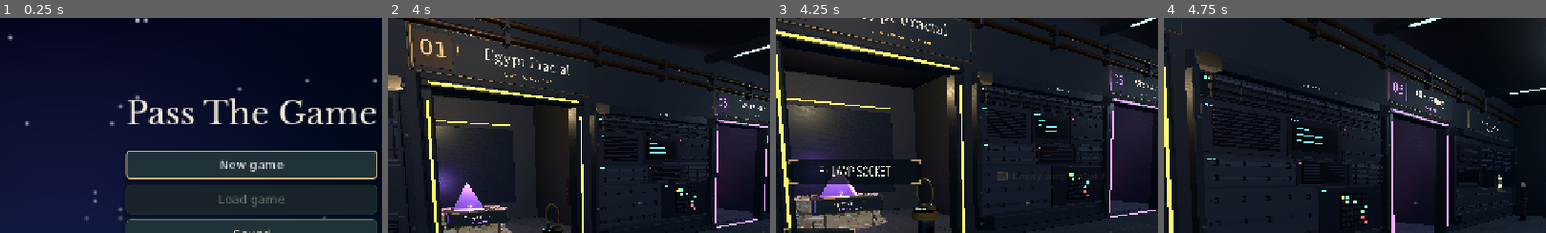
Above: before the commit, frames 1-4 (left to right).
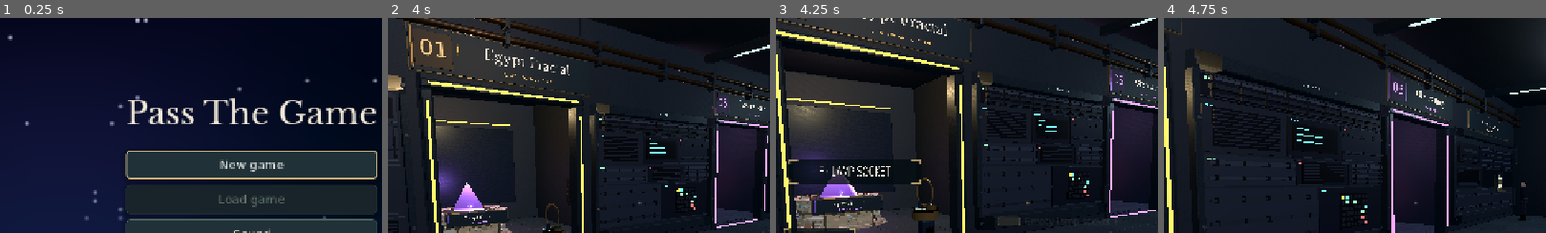
Above: after the commit, the same moments.

Repository: amberwhitehead/pass-the-game
Game: Godot game, scene res://scenes/title/title.tscn
The game is run twice, just before and just after one commit, with the same random seed, the same clock (stepped at 60 frames per second) and the same inputs.
Inputs (mouse positions are % of the whole screen's width and height, from its top left):
- Up to frame 1 (0.25 s): no input
- Up to frame 2 (4 s): click "New game" at 0.5 s; click "Skip intro ›" at 1.25 s; click "Skip intro ›" at 2 s; tap Enter (ui_accept) at 2.75 s; move the mouse to (72, 45) at 2.77 s; hold Right (move_right) 2.78-3.53 s; hold E (interact) 2.78-3.53 s; click (72, 45) at 2.92 s; tap Space (jump) at 3.02, 3.32, 3.77, 3.8 s; tap Shift at 3.05, 3.6 s; move the mouse to (45, 50) at 3.52 s; hold W (move_up) from 3.53 s (still down); click (45, 50) at 3.67 s
- Up to frame 3 (4.25 s): keep holding W (move_up); tap Space (jump) at 4.07 s
- Up to frame 4 (4.75 s): keep holding W (move_up); move the mouse to (52, 48) at 4.27 s; hold Space (jump) from 4.28 s (still down); click (52, 48) at 4.42 s; tap E (interact) at 4.55 s
The pictures show only the part of the screen within x 17-67%, y 6-56%; the shares and areas given below are measured in that part.

Frames 1-2 are identical in both runs. In frame 3, 0.3% of the frame differs, in the area x 58-80%, y 71-97%; in frame 4, nothing differs.

Commit message:
Interact prompt says Click (or L1); click interacts; L1 interacts, L2 jumps
- The prompt's badge reads Click with mouse and keyboard, L1 on a
  controller, A on the touch pad. A drifting stick no longer flips it
  between keyboard and controller (only real presses and pushes count).
- A left click interacts in the hall while the mouse is looking around,
  and continues conversations; E still works.
- L1 joins R1/R2 as an alias for A; only L2 jumps now. The card tables'
  rules move from L1 to Options.
- Controller hints in the hall and puzzles use the pad's own symbols
  (autoload/pad_labels.gd: ✕ ○ □ △ on PlayStation, A B X Y otherwise),
  and the prompt sits just below the crosshair.

Co-Authored-By: Claude Opus 5.5 <noreply@anthropic.com>

Diff:
--- a/godot/autoload/dialogue.gd
+++ b/godot/autoload/dialogue.gd
@@ -62,6 +62,10 @@
 	if not active or Sound.settings_open:
 		return
 	var advance := event.is_action_pressed("interact")
+	# A click continues the conversation it started (the hall interacts on click).
+	if event is InputEventMouseButton and event.pressed and event.button_index == MOUSE_BUTTON_LEFT \
+			and event.device != InputEvent.DEVICE_ID_EMULATION:
+		advance = true
 	# Tapping the dialogue panel itself also advances.
 	if event is InputEventScreenTouch and event.pressed \
 			and _panel.get_global_rect().has_point(event.position):
--- a/godot/autoload/game.gd
+++ b/godot/autoload/game.gd
@@ -159,8 +159,8 @@
 ##   move_left/right  turn left/right       (arrows, D-pad, touch ◀ ▶)
 ##   strafe_left/right sidestep             (A/D, left stick X)
 ##   look_*           look around           (right stick; the captured mouse looks directly)
-##   jump                                   (Space, pad L1 / L2)
-##   interact / back                        (E/Enter/F, pad A) / (Esc/Backspace, pad B)
+##   jump                                   (Space, pad L2)
+##   interact / back                        (click in the hall, E/Enter/F, pad A/L1/R1/R2) / (Esc/Backspace, pad B)
 ##   pause            the pause menu        (pad Y; keyboard and touch use back)
 ## Touch: on-screen pad buttons + drag-to-look (see TouchControls / Player).
 ## Keyboard keys come from KeyBindings (defaults, then the player's saved choices).
@@ -173,7 +173,6 @@
 		"interact": [JOY_BUTTON_A],
 		"back": [JOY_BUTTON_B],
 		"pause": [JOY_BUTTON_Y],  # Triangle: the pause menu, in the hall and in minigames.
-		"jump": [JOY_BUTTON_LEFT_SHOULDER],  # L1 (L2 is below, as an axis).
 	}
 	# [action, axis, direction]
 	var pad_axes := [
@@ -181,7 +180,7 @@
 		["strafe_left", JOY_AXIS_LEFT_X, -1.0], ["strafe_right", JOY_AXIS_LEFT_X, 1.0],
 		["look_left", JOY_AXIS_RIGHT_X, -1.0], ["look_right", JOY_AXIS_RIGHT_X, 1.0],
 		["look_up", JOY_AXIS_RIGHT_Y, -1.0], ["look_down", JOY_AXIS_RIGHT_Y, 1.0],
-		["jump", JOY_AXIS_TRIGGER_LEFT, 1.0],  # L2
+		["jump", JOY_AXIS_TRIGGER_LEFT, 1.0],  # L2 (L1 interacts, see pad_aliases.gd)
 	]
 	for action in ["look_left", "look_right", "look_up", "look_down", "strafe_left", "strafe_right", "pause"]:
 		_ensure(action)
--- a/godot/autoload/pad_aliases.gd
+++ b/godot/autoload/pad_aliases.gd
@@ -1,13 +1,13 @@
 extends Node
-## Extra controller buttons that act as A (Cross): R1 and R2 confirm and interact
+## Extra controller buttons that act as A (Cross): L1, R1 and R2 confirm and interact
 ## everywhere A does, because each press is re-sent as an A press from the same pad.
 ## Code that checks for A, or for the interact / ui_accept actions, needs no changes.
 ##
 ## A re-sent press also shows up in polled Input.is_joy_button_pressed, so a minigame that
-## gives R1/R2 their own meaning sets `pad_aliases = false` (Chrono Raider: R1 gear, R2
-## fire) and the aliases stay off while it runs.
+## gives the shoulders their own meaning sets `pad_aliases = false` (Chrono Raider: L1/R1
+## gear, R2 fire) and the aliases stay off while it runs.
 
-const ALIASES := [JOY_BUTTON_RIGHT_SHOULDER]
+const ALIASES := [JOY_BUTTON_LEFT_SHOULDER, JOY_BUTTON_RIGHT_SHOULDER]
 const TRIGGER_ON := 0.6    ## R2 travel that counts as a press...
 const TRIGGER_OFF := 0.3   ## ...and as a release (hysteresis, so a half press doesn't chatter).
 
--- /dev/null
+++ b/godot/autoload/pad_labels.gd
@@ -0,0 +1,31 @@
+extends RefCounted
+## What to call a controller's face buttons on screen. Godot names them the Xbox way
+## (A, B, X, Y); a PlayStation pad shows its own symbols (✕ ○ □ △) instead, so a hint
+## matches the button under the player's thumb. Touch play keeps A and B, as on its pad.
+##
+##   PadLabels.face(JOY_BUTTON_A, device)   # "✕" on a DualSense, "A" otherwise
+
+const XBOX := {JOY_BUTTON_A: "A", JOY_BUTTON_B: "B", JOY_BUTTON_X: "X", JOY_BUTTON_Y: "Y"}
+const PLAYSTATION := {JOY_BUTTON_A: "✕", JOY_BUTTON_B: "○", JOY_BUTTON_X: "□", JOY_BUTTON_Y: "△"}
+## Lower-case pieces of a pad's reported name that mark a PlayStation controller.
+const SONY_NAMES := ["dualsense", "dualshock", "playstation", "ps3", "ps4", "ps5", "sony"]
+
+
+static func face(button: JoyButton, device := -1) -> String:
+	return (PLAYSTATION if is_playstation(device) else XBOX).get(button, "?")
+
+
+## True for a PlayStation pad. device -1 checks the first connected pad.
+static func is_playstation(device := -1) -> bool:
+	if device < 0:
+		var pads := Input.get_connected_joypads()
+		if pads.is_empty():
+			return false
+		device = pads[0]
+	var name := Input.get_joy_name(device).to_lower()
+	for piece: String in SONY_NAMES:
+		if piece in name:
+			return true
+	# Browsers report a DualSense as "DualSense Wireless Controller"; some older pads
+	# only as "Wireless Controller", which is Sony's name for both.
+	return name.begins_with("wireless controller")
--- a/godot/minigames/cards/encounter_text.gd
+++ b/godot/minigames/cards/encounter_text.gd
@@ -31,8 +31,8 @@
 		var steps: PackedStringArray = []
 		for value in range(int(tuning.starting_attention), int(tuning.attention_cap) + 1):
 			steps.append(str(value))
-		return ("Push the balance to +%d to win. He wins at −%d. F …(1426 unchanged characters)… ; A chooses, X (Square) rings the bell, L1 shows these rules, B cancels or leaves  …(151 unchanged characters)…
-	return "Win by pushing the score to +10. He wins at −10.\n\ …(1026 unchanged characters)… ; A chooses, X (Square) rings the bell, L1 shows these rules, B cancels or leaves  …(89 unchanged characters)…
+		return ("Push the balance to +%d to win. He wins at −%d. F …(1426 unchanged characters)… ; A chooses, X (Square) rings the bell, Options shows these rules, B cancels or leaves  …(151 unchanged characters)…
+	return "Win by pushing the score to +10. He wins at −10.\n\ …(1026 unchanged characters)… ; A chooses, X (Square) rings the bell, Options shows these rules, B cancels or leaves  …(89 unchanged characters)…
 
 static func result(older: bool, won: bool, collected: Array = []) -> String:
 	if older:
--- a/godot/minigames/cards/table_pad.gd
+++ b/godot/minigames/cards/table_pad.gd
@@ -3,7 +3,7 @@
 ##
 ## Rows, top to bottom: his lanes, your lanes with the bell at their right end, your hand.
 ## D-pad or left stick moves the focus (held, it repeats), A chooses what is focused
-## (exactly as clicking it would), X (Square) rings the bell, L1 opens the rules, and B
+## (exactly as clicking it would), X (Square) rings the bell, Options (Start) opens the rules, and B
 ## is the table's usual back (cancel a swap or a selected card, close a panel, or leave).
 ## Y is the pause menu everywhere, so the table leaves it alone.
 ## Focus shows as the same highlight and card inspector the mouse's hover uses; moving
@@ -57,7 +57,7 @@
 				row = PLAYER
 				index = table.lane_count
 				_activate(table.end_button)
-		JOY_BUTTON_LEFT_SHOULDER:
+		JOY_BUTTON_START:
 			get_viewport().set_input_as_handled()
 			game._show_rules()
 
--- a/godot/scenes/escape/hub_hud.gd
+++ b/godot/scenes/escape/hub_hud.gd
@@ -3,15 +3,17 @@
 const Style := preload("res://ui/game_style.gd")
 const Plaque := preload("res://ui/interaction_plaque.gd")
 const KeyBindings := preload("res://autoload/key_bindings.gd")
+const PadLabels := preload("res://autoload/pad_labels.gd")
 var _player: Player
 var _inventory: Node
-var _prompt: Control  ## The small interaction caption above the crosshair.
+var _prompt: Control  ## The small interaction caption below the crosshair.
 var _notice: Label
 var _notice_panel: PanelContainer
 var _notice_time := 0.0
 var _aiming := false
 var _aim_hint := ""
-var _interact_key := "E"
+var _interact_key := "E"  ## "E" after keyboard input, "pad" after a controller, "touch" after touch.
+var _pad_device := -1
 var _crosshair: Label
 
 func configure(player: Player, inventory: Node) -> void:
@@ -23,7 +25,7 @@
 	# The objective lives on the console by the entrance (objective_console.gd).
 	_prompt = Plaque.new()
 	add_child(_prompt)
-	_prompt.place_above_center()
+	_prompt.place_below_center()
 	_prompt.hide()
 	_notice_panel = _panel(Vector2(.28, .88), Vector2(.72, .88))
 	_notice_panel.add_theme_stylebox_override("panel", Style.panel(Color(.07, .12, .13, .96), Style.TEAL.darkened(.35), 14))
@@ -44,12 +46,13 @@
 	_prompt.visible = show_prompt
 	if show_prompt:
 		var keyboard := _interact_key == "E"
+		var a := _button(JOY_BUTTON_A)
 		var text: String = target.prompt if not _aiming else _aim_hint.format({
 			"turn": "Drag / %s %s" % [KeyBindings.label("strafe_left"), KeyBindings.label("strafe_right")] if keyboard else "◀ ▶",
-			"interact": KeyBindings.labels("interact", 2) if keyboard else "A",
-			"back": KeyBindings.label("back") if keyboard else "B",
+			"interact": KeyBindings.labels("interact", 2) if keyboard else a,
+			"back": KeyBindings.label("back") if keyboard else _button(JOY_BUTTON_B),
 		})
-		_prompt.present(text, KeyBindings.label("interact") if keyboard else "A", _aiming)
+		_prompt.present(text, _interact_label(), _aiming)
 		_prompt.modulate.a = move_toward(_prompt.modulate.a, 1, delta * 8)
 	else:
 		_prompt.modulate.a = 0
@@ -67,10 +70,31 @@
 func _input(event: InputEvent) -> void:
 	if event is InputEventKey:
 		_interact_key = "E"
-	elif event is InputEventJoypadButton or event is InputEventJoypadMotion:
-		_interact_key = "A"
+	elif (event is InputEventJoypadButton and event.pressed) \
+			or (event is InputEventJoypadMotion and absf(event.axis_value) > 0.5):
+		# Only a real press or push: a resting stick's drift sends tiny motions too,
+		# which used to flip the prompt between keyboard and controller.
+		_interact_key = "pad"
+		_pad_device = event.device
 	elif event is InputEventScreenTouch and event.device != -1:
-		_interact_key = "A"
+		_interact_key = "touch"
+
+
+## The interact prompt's badge: Click with mouse and keyboard, L1 on a controller
+## (✕, R1 and R2 work too), A on the touch pad.
+func _interact_label() -> String:
+	match _interact_key:
+		"pad":
+			return "L1"
+		"touch":
+			return "A"
+	return "Click"
+
+
+## A face button's name for the last input: the controller's own symbol, or the touch
+## pad's letter.
+func _button(button: JoyButton) -> String:
+	return PadLabels.face(button, _pad_device) if _interact_key == "pad" else PadLabels.XBOX[button]
 
 func notify(text: String, duration := 5.0) -> void:
 	_notice.text = text
--- a/godot/scenes/room/player.gd
+++ b/godot/scenes/room/player.gd
@@ -192,7 +192,11 @@
 
 
 func _unhandled_input(event: InputEvent) -> void:
-	if not event.is_action_pressed("interact") or event.is_echo():
+	# A left click interacts while the mouse is looking around (E still works too).
+	var click: bool = event is InputEventMouseButton and event.pressed \
+		and event.button_index == MOUSE_BUTTON_LEFT and event.device != InputEvent.DEVICE_ID_EMULATION \
+		and mouse_capture != null and mouse_capture.is_captured()
+	if not (click or event.is_action_pressed("interact")) or event.is_echo():
 		return
 	if _frozen() or target == null:
 		return
--- a/godot/tests/cards_pad_test.gd
+++ b/godot/tests/cards_pad_test.gd
@@ -2,7 +2,7 @@
 ## The card tables on a controller, through the real input path from a pad in slot 2
 ## (Chrome put a DualSense there): A presses the rules dialog's button, the D-pad wakes
 ## the focus in the hand, A selects a card and jumps to its target, A plays it, B cancels
-## a selection, X (Square) rings the bell, L1 opens the rules, moving the mouse hands back control,
+## a selection, X (Square) rings the bell, Options opens the rules, moving the mouse hands back control,
 ## and Older Brother's four lanes plus the bell are all reachable.
 
 const ROOM_PATH := "res://scenes/room/room.tscn"
@@ -77,8 +77,8 @@
 	await _idle(game)
 	_expect(int(game._shown.turn) == turn + 1, "X rings the bell and the turn resolves")
 
-	await _press(JOY_BUTTON_LEFT_SHOULDER)
-	_expect(is_instance_valid(game._dialog), "L1 opens the rules")
+	await _press(JOY_BUTTON_START)
+	_expect(is_instance_valid(game._dialog), "Options opens the rules")
 	await _press(JOY_BUTTON_B)
 	_expect(not is_instance_valid(game._dialog), "B closes them")
 
--- a/godot/tests/objective_console_test.gd
+++ b/godot/tests/objective_console_test.gd
@@ -33,6 +33,32 @@
 		"It stands on the floor near where the player comes in")
 	_expect(console._text.text == Objectives.current().text and "EGYPT" in console._chapter.text, "It shows the first objective")
 	_expect(not _hud_mentions("FIELD NOTES"), "The top-left objective panel is gone")
+	_expect(_room.hud._interact_label() == "Click", "With mouse and keyboard the prompt says Click")
+	var drift := InputEventJoypadMotion.new()
+	drift.device = 2
+	drift.axis = JOY_AXIS_LEFT_X
+	drift.axis_value = 0.08
+	Input.parse_input_event(drift)
+	await process_frame
+	_expect(_room.hud._interact_label() == "Click", "A drifting stick doesn't switch the prompt")
+	var press := InputEventJoypadButton.new()
+	press.device = 2
+	press.button_index = JOY_BUTTON_DPAD_UP
+	press.pressed = true
+	Input.parse_input_event(press)
+	await process_frame
+	press.pressed = false
+	Input.parse_input_event(press)
+	await process_frame
+	_expect(_room.hud._interact_label() == "L1", "After a controller press the prompt says L1")
+	var key := InputEventKey.new()
+	key.keycode = KEY_SHIFT
+	key.pressed = true
+	Input.parse_input_event(key)
+	await process_frame
+	key.pressed = false
+	Input.parse_input_event(key)
+	await process_frame
 
 	await _point_at(console, _room.get_node("Challenge4").global_position, "Egypt's station")
 
--- a/godot/tests/pad_back_test.gd
+++ b/godot/tests/pad_back_test.gd
@@ -88,7 +88,7 @@
 	l2.device = PAD
 	l2.axis = JOY_AXIS_TRIGGER_LEFT
 	l2.axis_value = 1.0
-	_expect(l1.is_action("jump") and l2.is_action("jump"), "L1 and L2 jump")
+	_expect(not l1.is_action("jump") and l2.is_action("jump"), "L2 jumps (L1 interacts)")
 
 
 class _Probe extends Node:
--- a/godot/ui/glyph_warmup.gd
+++ b/godot/ui/glyph_warmup.gd
@@ -12,7 +12,7 @@
 ##   GlyphWarmup.add_to(stage, [[Style.font(), 22], [Style.font(true), 15]])
 
 const CHARSET := " !\"#$%&'()*+,-./0123456789:;<=>?@ABCDEFGHIJKLMNOPQRSTUVWXYZ[\\]^_`abcdefghijklmnopqrstuvwxyz{|}~" \
-	+ "°±²·×áéü–—‘’“”…‹›←→▲▶▼◀"
+	+ "°±²·×áéü–—‘’“”…‹›←→▲▶▼◀✕○□△↔"
 const FRAMES := 2
 
 var jobs: Array = []  ## [[Font, size], ...]
--- a/godot/ui/interaction_plaque.gd
+++ b/godot/ui/interaction_plaque.gd
@@ -1,10 +1,10 @@
 extends VBoxContainer
-## The interaction hint: a small caption just above the crosshair, such as "[E] Talk",
+## The interaction hint: a small caption just below the crosshair, such as "[Click] Talk",
 ## rather than a box at the bottom of the screen. While aiming the optics it says
-## "ALIGN THE LIGHT" above the longer hint. Place it with place_above_center().
+## "ALIGN THE LIGHT" above the longer hint. Place it with place_below_center().
 const Style := preload("res://ui/game_style.gd")
 const MAX_WIDTH := 460.0
-const GAP := 22.0  ## Pixels between the caption and the centre of the screen.
+const GAP := 18.0  ## Pixels between the centre of the screen and the caption's top.
 var key: Label
 var title: Label
 var detail: Label
@@ -13,7 +13,7 @@
 func _ready() -> void:
 	theme = Style.theme()
 	mouse_filter = Control.MOUSE_FILTER_IGNORE
-	alignment = BoxContainer.ALIGNMENT_END
+	alignment = BoxContainer.ALIGNMENT_BEGIN
 	add_theme_constant_override("separation", 2)
 	detail = Style.eyebrow("ALIGN THE LIGHT")
 	detail.horizontal_alignment = HORIZONTAL_ALIGNMENT_CENTER
@@ -44,16 +44,16 @@
 	row.add_child(title)
 
 
-## Centres the caption horizontally, its bottom edge just above the screen's centre.
-func place_above_center() -> void:
+## Centres the caption horizontally, its top edge just below the screen's centre.
+func place_below_center() -> void:
 	anchor_left = .5
 	anchor_right = .5
 	anchor_top = .5
 	anchor_bottom = .5
 	grow_horizontal = Control.GROW_DIRECTION_BOTH
-	grow_vertical = Control.GROW_DIRECTION_BEGIN
-	offset_bottom = -GAP
-	offset_top = -GAP
+	grow_vertical = Control.GROW_DIRECTION_END
+	offset_top = GAP
+	offset_bottom = GAP
 
 
 func present(text: String, input_key: String, aiming: bool) -> void:
--- a/godot/ui/puzzle_hud.gd
+++ b/godot/ui/puzzle_hud.gd
@@ -2,10 +2,12 @@
 ## A shared instrument readout, with a quiet hierarchy around the physical puzzle.
 const Style := preload("res://ui/game_style.gd")
 const KeyBindings := preload("res://autoload/key_bindings.gd")
+const PadLabels := preload("res://autoload/pad_labels.gd")
 var values: Label
 var hint: Label
 var _hint_copy := ""
 var _button_prompts := false
+var _pad_device := -1  ## The controller last used, for its button symbols; -1 for touch.
 
 func _ready() -> void:
 	_button_prompts = TouchControls.button_prompts
@@ -26,9 +28,16 @@
 	if event is InputEventKey and event.pressed:
 		buttons = false
 	elif (event is InputEventJoypadButton and event.pressed) \
-			or (event is InputEventJoypadMotion and absf(event.axis_value) > .5) \
-			or (event is InputEventScreenTouch and event.device != -1):
+			or (event is InputEventJoypadMotion and absf(event.axis_value) > .5):
 		buttons = true
+		if event.device != _pad_device:
+			_pad_device = event.device
+			_button_prompts = not buttons  # Relabel for this pad.
+	elif event is InputEventScreenTouch and event.device != -1:
+		buttons = true
+		if _pad_device != -1:
+			_pad_device = -1  # Touch shows the touch pad's A and B.
+			_button_prompts = not buttons
 	if buttons != _button_prompts:
 		_button_prompts = buttons
 		_refresh_hint()
@@ -37,7 +46,9 @@
 	if hint == null:
 		return
 	if _button_prompts:
-		hint.text = _hint_copy.format({"interact": "A", "continue": "A or B", "steer": "◀ ▶", "reach": "▲ ▼"})
+		var a := PadLabels.face(JOY_BUTTON_A, _pad_device) if _pad_device >= 0 else "A"
+		var b := PadLabels.face(JOY_BUTTON_B, _pad_device) if _pad_device >= 0 else "B"
+		hint.text = _hint_copy.format({"interact": a, "continue": "%s or %s" % [a, b], "steer": "◀ ▶", "reach": "▲ ▼"})
 		return
 	var interact := KeyBindings.labels("interact", 2)
 	hint.text = _hint_copy.format({
Not shown, added: godot/autoload/pad_labels.gd.uid
